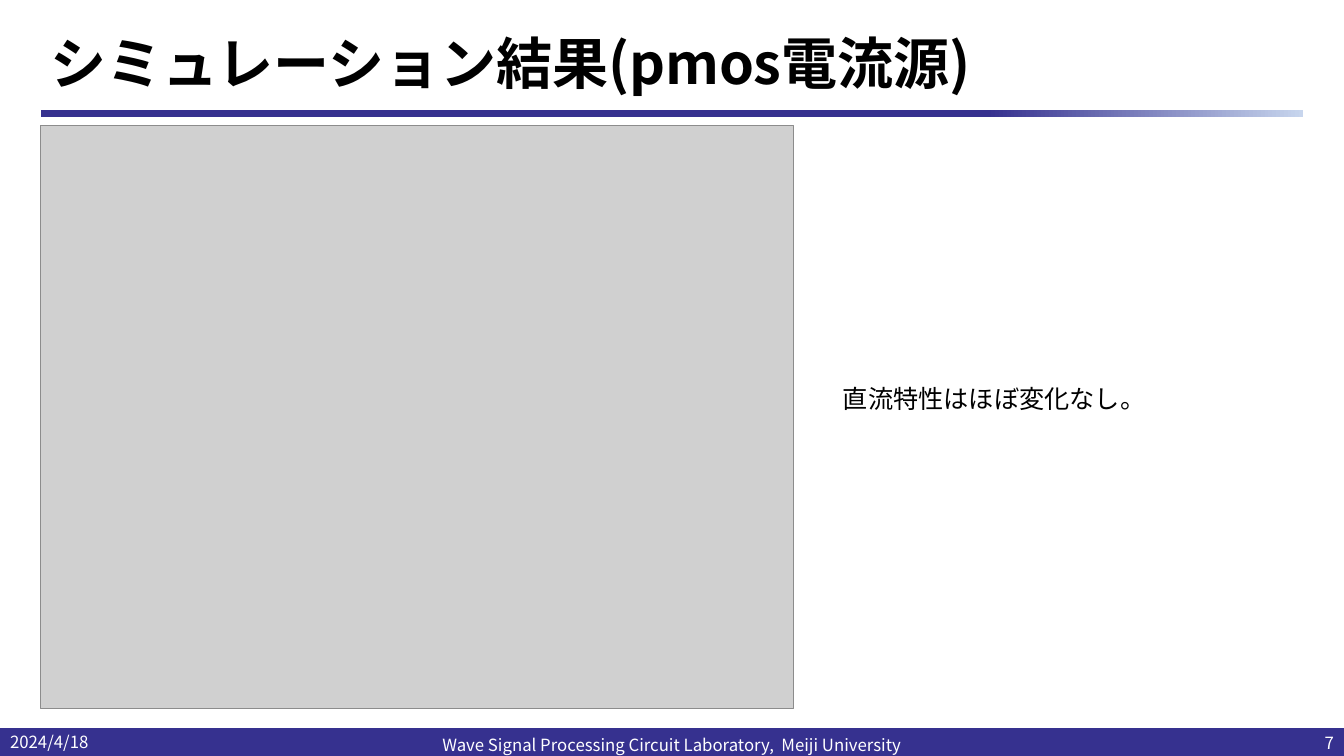
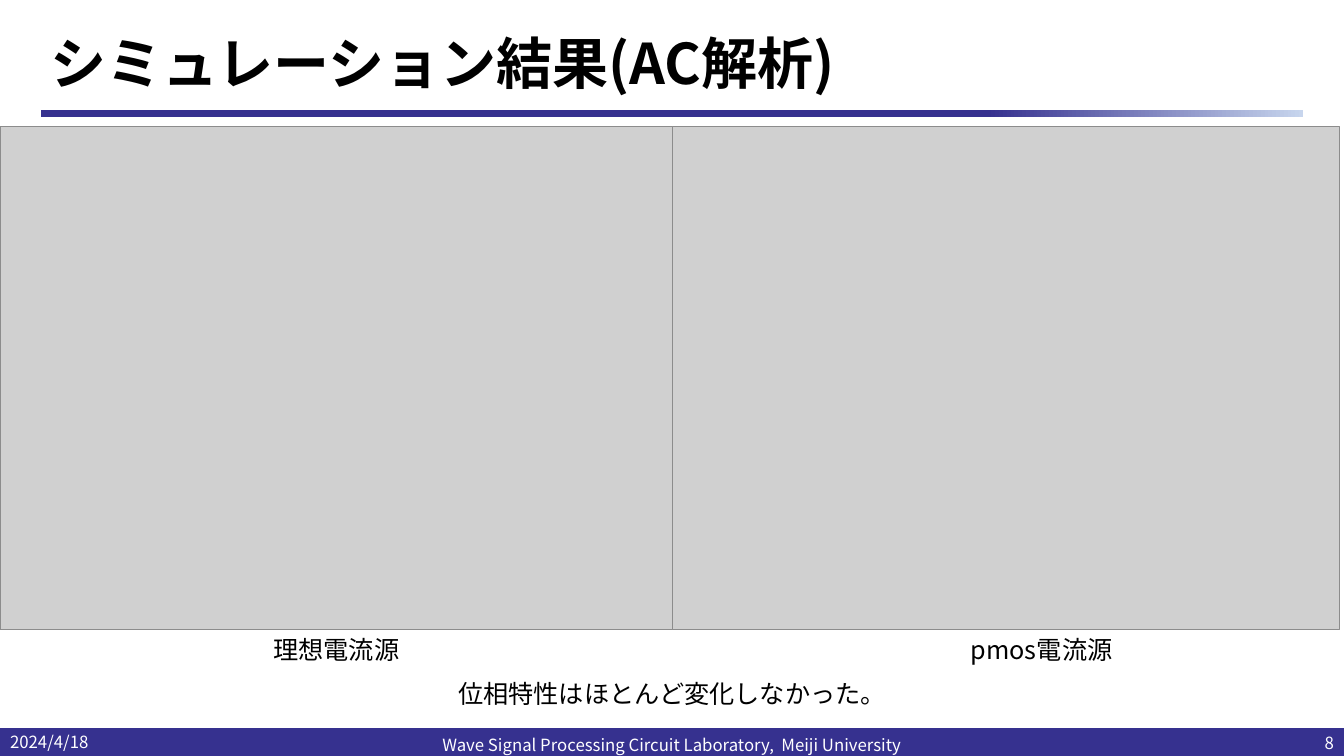
Before and after one commit to kjm-desktop10400/reserch, a slide deck: slide 8 of IHP_2024/20240418/20240418小島光.pptx (slide 7 before the commit). Drawn at 1344x756 pixels with LibreOffice and Linux fonts; fonts in the diff are those of the drawing; grey boxes stand for pictures; background and template pictures are left out. Boxes give left, top, right and bottom in pixels: in the first picture for what was removed or moved away, otherwise in the second. Text is boxed around its words. In the diff, an @@ line names an element or a change of style, - is before the commit and + after.

```diff
--- a/IHP_2024/20240418/20240418小島光.pptx
+++ b/IHP_2024/20240418/20240418小島光.pptx
@@ title at (51,36,834,95): text changed @@
-シミュレーション結果(pmos電流源)
+シミュレーション結果(AC解析)
@@ picture: place and size @@
-picture at (41,125,795,709)
+picture at (0,126,673,630)
@@ picture added at (669,126,1340,630) @@
@@ text removed at (843,386,1145,410) @@
-直流特性はほぼ変化なし。
@@ text added at (273,637,399,661), 18 pt, text #000000 @@
+理想電流源
@@ text added at (971,637,1113,665), 18 pt, text #000000 @@
+pmos電流源
@@ text added at (458,681,886,705), 18 pt, text #000000 @@
+位相特性はほとんど変化しなかった。
@@ page number at (1325,736,1334,749): text changed @@
-7
+8
```
Also in this commit, not shown: 6 other slides changed, 4 other files.
